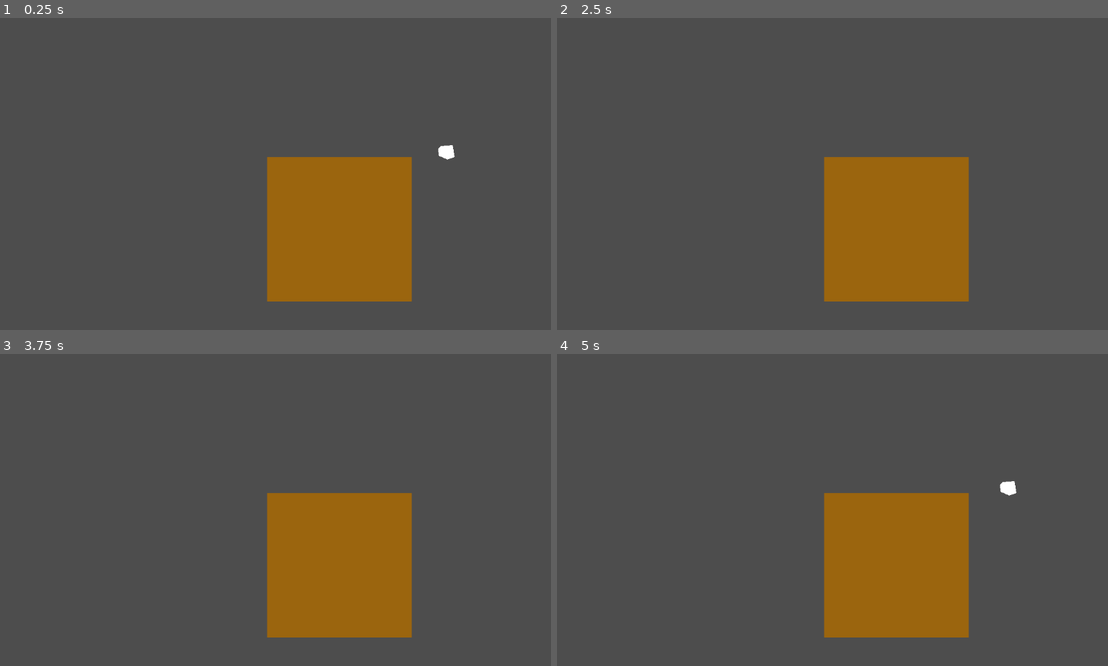
Above: before the commit, frames 1-4 (two rows, left to right).
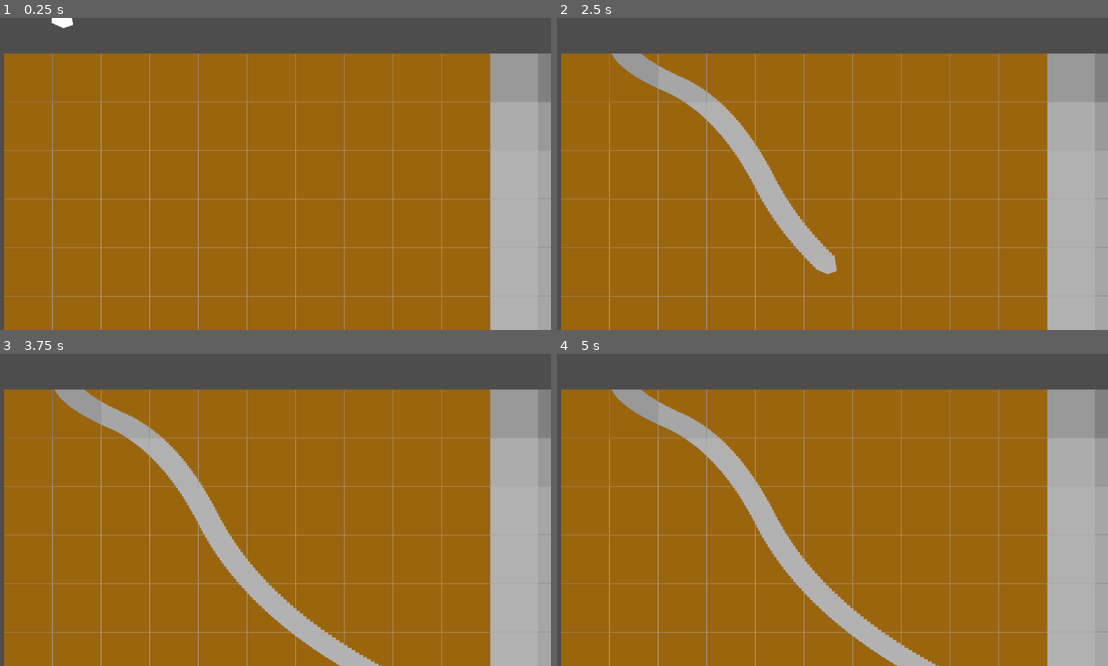
Above: after the commit, the same moments.

Repository: mrjonjonjon/ManMustDig
Game: Godot game, scene res://main.tscn
The game is run twice, just before and just after one commit, with the same random seed, the same clock (stepped at 60 frames per second) and the same inputs.
Inputs:
- Up to frame 1 (0.25 s): no input
- Up to frame 2 (2.5 s): tap Enter at 0.5 s; hold Right (right) 0.53-1.28 s; hold Down (down) 1.28-2.03 s; hold Right (right) from 2.03 s (still down)
- Up to frame 3 (3.75 s): release Right (right) at 2.78 s; hold Up (up) 2.78-3.53 s; tap Space at 3.5 s; hold Left (left) from 3.53 s (still down)
- Up to frame 4 (5 s): keep holding Left (left)

The runs differ from the first frame. In frame 1, 76% of the frame differs, in the area x 0-100%, y 0-100%; in frame 2, 76%; in frame 3, 77%, in the area x 0-100%, y 11-100%; in frame 4, 77%.

Commit message:
checkpoint. collision system working

Diff:
--- a/chunk_parent.gd
+++ b/chunk_parent.gd
@@ -1,18 +1,54 @@
+@tool
 extends Node2D
 
-@export var chunk_length = 100              # Length of each chunk
-@export var num_chunks = 10                # Number of chunks in each row/column
-@export var chunk_prefab: PackedScene      # Prefab scene for each chunk
+@export var chunk_length: float = 100:
+	set(value):
+		queue_redraw()
+		chunk_length=value
 
-# Called when the node enters the scene tree for the first time.
+var chunk_side_length:float =300.0
+@export var num_chunks: int = 10:
+	set(value):
+		queue_redraw()
+		num_chunks=value
+
+@export var chunk_prefab: PackedScene              # Prefab scene for each chunk
+
+# Flag to indicate whether we are in the editor (not during runtime)
+var is_in_editor: bool = false
+
+# Make the script run in the editor using the 'tool' keyword
+
 func _ready() -> void:
-	# Create a grid of chunks
+	if Engine.is_editor_hint():  # Check if we are in the editor (not playing the game)
+		is_in_editor = true
+	else:
+		# Instantiate chunks only at runtime (when the game is running)
+		for x in range(num_chunks):
+			for y in range(num_chunks):
+				var chunk_instance = chunk_prefab.instantiate()
+				chunk_instance.position = Vector2(x * chunk_length, y * chunk_length)
+				add_child(chunk_instance)
+
+	# Trigger drawing only if in the editor mode (this ensures the chunks are visualized)
+	if is_in_editor:
+		queue_redraw()
+
+# Called every frame, updates the visual representation in the editor
+func _draw() -> void:
+	# Set the color for the chunk grid visualization
+	var chunk_color = Color(0.7, 0.7, 0.7, 0.5)  # Light gray with transparency for visibility
+
+	# Draw the grid of chunks in the editor
 	for x in range(num_chunks):
 		for y in range(num_chunks):
-			# Instantiate a new chunk from the prefab
-			var chunk_instance = chunk_prefab.instantiate()
+			var chunk_position = Vector2(x * chunk_length, y * chunk_length)
+			draw_rect(Rect2(chunk_position, Vector2(chunk_side_length, chunk_side_length)), chunk_color)
 
-			# Set the position based on grid coordinates
-			chunk_instance.position = Vector2(x * chunk_length, y * chunk_length)
-			# Add the chunk as a child of the current node (to keep hierarchy organized)
-			add_child(chunk_instance)
+
+func _set(property, value) -> bool:
+	if property == "chunk_length" or property == "num_chunks":
+		# Trigger the redrawing whenever these properties change
+		queue_redraw()
+		return true# This calls _draw again to visualize changes in chunk length or number of chunks
+	return false  # Return false to let the engine handle the rest
--- a/ground.gd
+++ b/ground.gd
@@ -1,5 +1,5 @@
 
-extends Area2D
+extends StaticBody2D
 
 var in_contact=false
 # Called when the node enters the scene tree for the first time.
@@ -29,80 +29,6 @@
 
 # Called every frame. 'delta' is the elapsed time since the previous frame.
 func _process(delta: float) -> void:
-	var areas = get_overlapping_areas()
-	for area in areas:
-		# Get the main polygon points array and individual polygon index lists for the current node
-		var polygon_points_a: PackedVector2Array = $Polygon.get_polygon()
-		var polygons_a: Array = $Polygon.get_polygons()  # List of indices into polygon_points_a
-
-		# Convert main polygon points of the current node to global space
-		var global_polygon_points_a = Array(polygon_points_a).map(func(p): return to_global(p))
-
-		# Get polygon points and polygons (indices) for the overlapping area
-		var polygon_points_b: PackedVector2Array = area.get_node("Polygon").get_polygon()
-		var polygons_b: Array = area.get_node("Polygon").get_polygons()  # List of indices into polygon_points_b
-
-		# Prepare list for all clipped polygons
-		var all_clipped_polygons = []
-
-		# If polygons_a is empty, use polygon_points_a directly as a single polygon
-		if polygons_a.size() == 0:
-			var polygon_a = global_polygon_points_a
-			for indices_b in polygons_b:
-				# If polygons_b is non-empty, use indices to build polygon_b
-				var polygon_b = indices_b.map(func(i): return area.to_global(polygon_points_b[i]))
-				var clipped_polygons = Geometry2D.clip_polygons(polygon_a, polygon_b)
-				all_clipped_polygons += clipped_polygons
-			# If polygons_b is also empty, use polygon_points_b directly as a single polygon
-			if polygons_b.size() == 0:
-				var polygon_b = Array(polygon_points_b).map(func(p): return area.to_global(p))
-				all_clipped_polygons += Geometry2D.clip_polygons(polygon_a, polygon_b)
-		else:
-			# Otherwise, process each polygon in polygons_a using the indices
-			for indices_a in polygons_a:
-				var polygon_a = Array(indices_a).map(func(i): return global_polygon_points_a[i])
-
-				# If polygons_b is empty, fallback to using polygon_points_b directly
-				if polygons_b.size() == 0:
-					var polygon_b = Array(polygon_points_b).map(func(p): return area.to_global(p))
-					all_clipped_polygons += Geometry2D.clip_polygons(polygon_a, polygon_b)
-				else:
-					# Process each polygon in polygons_b using the indices
-					for indices_b in polygons_b:
-						var polygon_b = Array(indices_b).map(func(i): return area.to_global(polygon_points_b[i]))
-						var clipped_polygons = Geometry2D.clip_polygons(polygon_a, polygon_b)
-						all_clipped_polygons += clipped_polygons
-
-		# Flatten the clipped polygons for setting in $Polygon
-		var pti = {}
-		var new_polygon = []
-		var i = 0
-		var newps = []
-
-		for p in all_clipped_polygons:
-			var newp = []
-			for po in p:
-				new_polygon.append(to_local(po))
-				pti[po] = i
-				i += 1
-				newp.append(po)
-			newps.append(newp)
-
-		# Update the $Polygon with new points and polygon structure
-		$Polygon.set_polygon(new_polygon)
-
-		# Create indices for each new polygon set
-		var indices = []
-		for p in newps:
-			var pi = []
-			for po in p:
-				pi.append(pti[po])
-			indices.append(PackedInt32Array(pi))
-
-		$Polygon.set_polygons(indices)
-
-	# $Collider.set_polygon($Polygon.get_polygon())
-	# sync()
 	return
 
 
--- a/ground_chunk.tscn
+++ b/ground_chunk.tscn
@@ -2,8 +2,7 @@
 
 [ext_resource type="Script" path="res://ground.gd" id="1_76tg4"]
 
-[node name="GroundChunk" type="Area2D"]
-scale = Vector2(3, 3)
+[node name="GroundChunk" type="StaticBody2D" groups=["ground"]]
 script = ExtResource("1_76tg4")
 
 [node name="Collider" type="CollisionPolygon2D" parent="."]
@@ -12,6 +11,3 @@
 [node name="Polygon" type="Polygon2D" parent="."]
 color = Color(0.611658, 0.396686, 0.0581406, 1)
 polygon = PackedVector2Array(0, 0, 100, 0, 100, 100, 0, 100)
-
-[connection signal="area_entered" from="." to="." method="_on_area_entered"]
-[connection signal="area_exited" from="." to="." method="_on_area_exited"]
--- a/main.tscn
+++ b/main.tscn
@@ -1,30 +1,39 @@
-[gd_scene load_steps=4 format=3 uid="uid://caskl1gqnnam0"]
+[gd_scene load_steps=5 format=3 uid="uid://caskl1gqnnam0"]
 
 [ext_resource type="Script" path="res://chunk_parent.gd" id="2_rar4j"]
 [ext_resource type="Script" path="res://simplecontroller.gd" id="2_v13s0"]
 [ext_resource type="PackedScene" uid="uid://cgikviwtuprw5" path="res://ground_chunk.tscn" id="3_my8o4"]
 
+[sub_resource type="CircleShape2D" id="CircleShape2D_ss4ae"]
+radius = 38.25
+
 [node name="Main" type="Node2D"]
 
-[node name="Drill" type="Area2D" parent="."]
-position = Vector2(944, 277)
-scale = Vector2(0.75, 0.75)
+[node name="Drill" type="RigidBody2D" parent="."]
+position = Vector2(139, -32)
+gravity_scale = 8.0
+contact_monitor = true
+max_contacts_reported = 230
 script = ExtResource("2_v13s0")
+max_speed = 1000.0
+deceleration = 200.0
 
 [node name="Collider" type="CollisionPolygon2D" parent="Drill"]
-polygon = PackedVector2Array(-34.6666, -9.33334, -33.3333, 14.6667, -8, 22.6667, 10.6667, 16, 5.33337, -18.6667, -25.3333, -16)
+polygon = PackedVector2Array(-24, -8, -22, 13, 6, 22, 24, 16, 15, -18, -16, -14)
 
 [node name="Polygon" type="Polygon2D" parent="Drill"]
-position = Vector2(-10.6667, 0)
 polygon = PackedVector2Array(-16, -14.6667, -24, -8, -22.6666, 12, 1.33331, 22.6667, 21.3334, 16, 16, -17.3333)
 
+[node name="Area2D" type="Area2D" parent="Drill"]
+
+[node name="CollisionShape2D" type="CollisionShape2D" parent="Drill/Area2D"]
+shape = SubResource("CircleShape2D_ss4ae")
+
 [node name="ChunkParent" type="Node2D" parent="."]
+position = Vector2(17, 74)
 script = ExtResource("2_rar4j")
-chunk_length = 300
-num_chunks = 0
+chunk_length = 101.0
 chunk_prefab = ExtResource("3_my8o4")
 
-[node name="GroundChunk" parent="ChunkParent" instance=ExtResource("3_my8o4")]
-position = Vector2(563, 289)
-
-[editable path="ChunkParent/GroundChunk"]
+[connection signal="body_entered" from="Drill" to="Drill" method="_on_body_entered"]
+[connection signal="body_exited" from="Drill" to="Drill" method="_on_body_exited"]
--- a/project.godot
+++ b/project.godot
@@ -18,6 +18,10 @@
 [display]
 
 window/size/always_on_top=true
+
+[global_group]
+
+ground=""
 
 [input]
 
--- a/simplecontroller.gd
+++ b/simplecontroller.gd
@@ -1,31 +1,163 @@
-extends Area2D
-
+extends RigidBody2D
 
 # Called when the node enters the scene tree for the first time.
 func _ready() -> void:
-	pass # Replace with function body.
+	pass  # Replace with function body.
 
-# Speed variable to control movement speed
-@export var speed: float = 200.0
+# Speed variables for control
+@export var max_speed: float = 200.0  # Maximum speed the object can reach
+@export var acceleration: float = 400.0  # How fast it accelerates
+@export var deceleration: float = 400.0  # How fast it decelerates (friction)
+@export var rotation_speed: float = 10.0  # How fast the object rotates (if needed)
+
+var process_list=[]
+# Current velocity of the RigidBody2D
+var velocity: Vector2 = Vector2.ZERO
+# Called every frame. 'delta' is the elapsed time since the previous frame.
+func process_collision(body) -> void:
+	# Check if the collided area is part of the "ground" group
+	if not body.is_in_group("ground"):
+		return
+
+	# Get the main polygon points for the current node (the "drill" polygon)
+	var polygon_points_a = $Polygon.get_polygon()
+	var polygons_a: Array = $Polygon.get_polygons()
+	var global_polygon_points_a = Array(polygon_points_a).map(func(p): return $Polygon.to_global(p))
+
+	# Get the polygon data for the overlapping area (the ground)
+	var polygon_points_b = body.get_node("Polygon").get_polygon()
+	var polygons_b: Array = body.get_node("Polygon").get_polygons()
+	var global_polygon_points_b = Array(polygon_points_b).map(func(p): return body.to_global(p))
+
+	# Prepare lists for all clipped polygons
+	var all_clipped_polygons = []
+	var final_a = []
+	var final_b = []
+
+	# Prepare polygon point lists based on available data
+	if polygons_a.size() > 0:
+		for indices_a in polygons_a:
+			final_a.append(Array(indices_a).map(func(i): return $Polygon.to_global(polygon_points_a[i])))
+	else:
+		final_a = [global_polygon_points_a]
+
+	if polygons_b.size() > 0:
+		for indices_b in polygons_b:
+			final_b.append(Array(indices_b).map(func(i): return body.to_global(polygon_points_b[i])))
+	else:
+		final_b = [global_polygon_points_b]
+
+	# Perform the clipping of polygons
+	for p_a in final_a:
+		for p_b in final_b:
+			var clipped = Geometry2D.clip_polygons(p_b, p_a)
+			if clipped.size() > 0:
+				all_clipped_polygons.append_array(clipped)
+
+	# Flatten clipped polygons to set in $Polygon and prepare for collisions
+	var pti = {}
+	var new_polygon = []
+	var newps = []
+	var i = 0
+
+	for p in all_clipped_polygons:
+		var newp = []
+		for po in p:
+			new_polygon.append(body.get_node("Polygon").to_local(po))
+			pti[po] = i
+			i += 1
+			newp.append(po)
+		newps.append(newp)
+
+	# Update Polygon points and create indices
+	body.get_node("Polygon").set_polygon(new_polygon)
+	var indices = []
+	for p in newps:
+		var pi = []
+		for po in p:
+			pi.append(pti[po])
+		indices.append(pi)
+
+	body.get_node("Polygon").set_polygons(indices)
+
+	# Update collision shapes based on the clipped polygons
+	# Remove existing collision shapes to prevent duplicates
+	for child in body.get_children():
+		if child is CollisionPolygon2D:
+			child.queue_free()
+
+	# Create new collision shapes for each clipped polygon
+	for clipped_polygon in all_clipped_polygons:
+		var new_collision = CollisionPolygon2D.new()
+		new_collision.polygon = Array(clipped_polygon).map(func(p): return body.get_node("Polygon").to_local(p))
+		body.add_child(new_collision)
+		new_collision.set_owner(body)  # Set owner to allow collision shape to function in the tree
+
+	return
+
+
+
 
 func _process(delta: float) -> void:
-	var movement = Vector2.ZERO
+	print(process_list)
+	if Input.is_anything_pressed():
+		set_collision_mask_value(1,0)
+	else:
+		set_collision_mask_value(1,1)
 
-	# Horizontal movement
+	print(get_collision_mask_value(1))
+	var target_velocity = Vector2.ZERO
+
+	# Horizontal movement (input handling)
 	if Input.is_action_pressed("right"):
-		movement.x += 1
+		target_velocity.x += 1
 	if Input.is_action_pressed("left"):
-		movement.x -= 1
+		target_velocity.x -= 1
 
-	# Vertical movement
+	# Vertical movement (input handling)
 	if Input.is_action_pressed("down"):
-		movement.y += 1
+		target_velocity.y += 1
 	if Input.is_action_pressed("up"):
-		movement.y -= 1
+		target_velocity.y -= 1
 
-	# Normalize the vector to avoid faster diagonal movement
-	if movement != Vector2.ZERO:
-		movement = movement.normalized()
+	# Normalize the target velocity to avoid faster diagonal movement
+	if target_velocity != Vector2.ZERO:
+		target_velocity = target_velocity.normalized() * max_speed
 
-	# Apply movement
-	position += movement * speed * delta
+	# Apply acceleration to reach the target velocity smoothly
+	# Calculate velocity change based on input direction and acceleration/deceleration
+	var velocity_change = target_velocity - velocity
+
+	if velocity_change.length() > 0:
+		# Accelerate toward the target velocity
+		velocity += velocity_change.normalized() * acceleration * delta
+		# Clamp the velocity to the maximum speed
+		if velocity.length() > max_speed:
+			velocity = velocity.normalized() * max_speed
+	else:
+		# Apply deceleration (friction) when no input is given
+		if velocity.length() > 0:
+			var deceleration_direction = velocity.normalized()
+			velocity -= deceleration_direction * deceleration * delta
+			# Stop the object if the velocity is very small
+			#if velocity.length() < 10:
+			#		velocity = Vector2.ZERO
+
+	# Apply the velocity to the rigidbody's linear velocity
+	linear_velocity = velocity
+	#position+=velocity*0.1
+	if Input.is_anything_pressed():
+		for body in process_list:
+			process_collision(body)
+
+	# Optional: Stop the object from rotating (if not needed)
+	#angular_velocity = 0
+
+
+func _on_body_entered(body: Node) -> void:
+	process_list.append(body)
+
+
+
+func _on_body_exited(body: Node) -> void:
+	process_list.erase(body)
